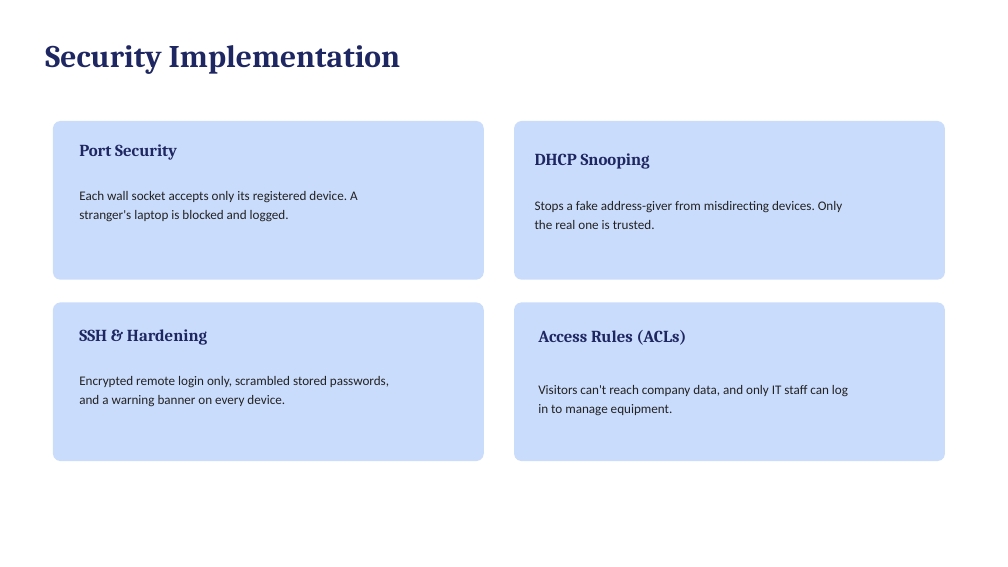
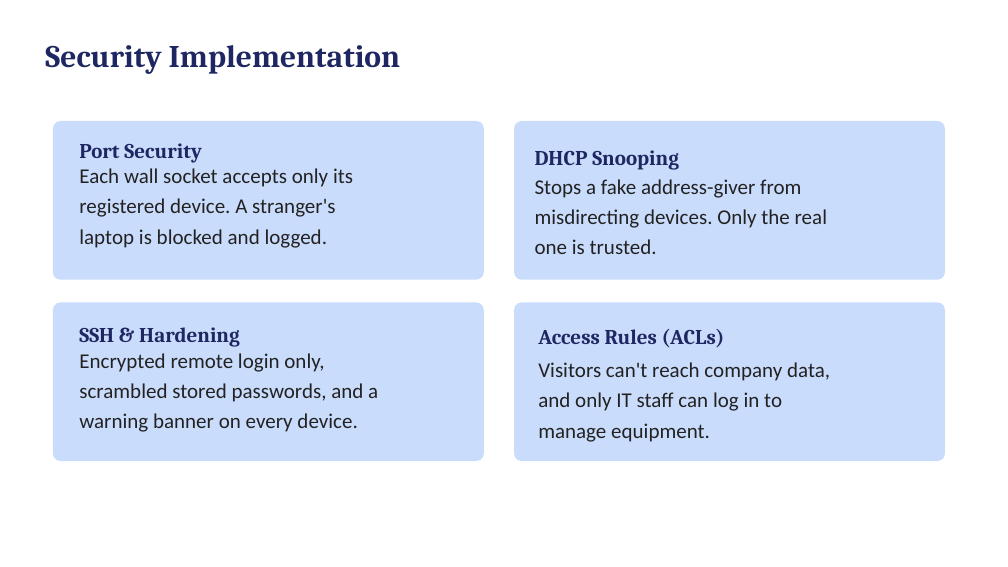
Before and after one commit to jeropannette/KIBET_ANNETTE_CCNA3PROJECT, a slide deck: slide 10 of KIBET_ANNETTE_CCNA3Project.pptx (slide 11 before the commit). Drawn at 1008x567 pixels with LibreOffice and Linux fonts; fonts in the diff are those of the drawing. Boxes give left, top, right and bottom in pixels: in the first picture for what was removed or moved away, otherwise in the second. Text is boxed around its words. In the diff, an @@ line names an element or a change of style, - is before the commit and + after.

```diff
--- a/KIBET_ANNETTE_CCNA3Project.pptx
+++ b/KIBET_ANNETTE_CCNA3Project.pptx
@@ size 16 to 20 pt in 4 elements at <box>79,143,202,163</box>, <box>79,327,240,347</box>, <box>538,329,725,347</box>, <box>535,150,679,170</box> @@
@@ size 12.5 to 20 pt in 4 elements at <box>79,168,353,248</box>, <box>535,179,827,254</box>, <box>79,353,378,432</box>, <box>538,362,830,442</box> @@
```
Also in this commit, not shown: 11 other slides changed.
